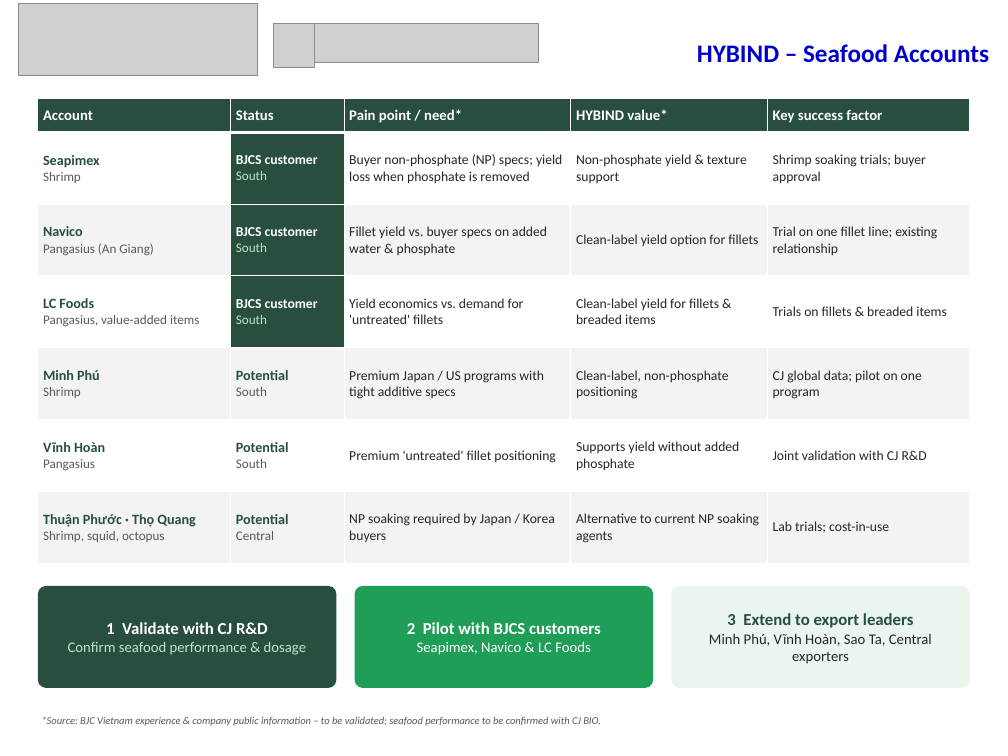
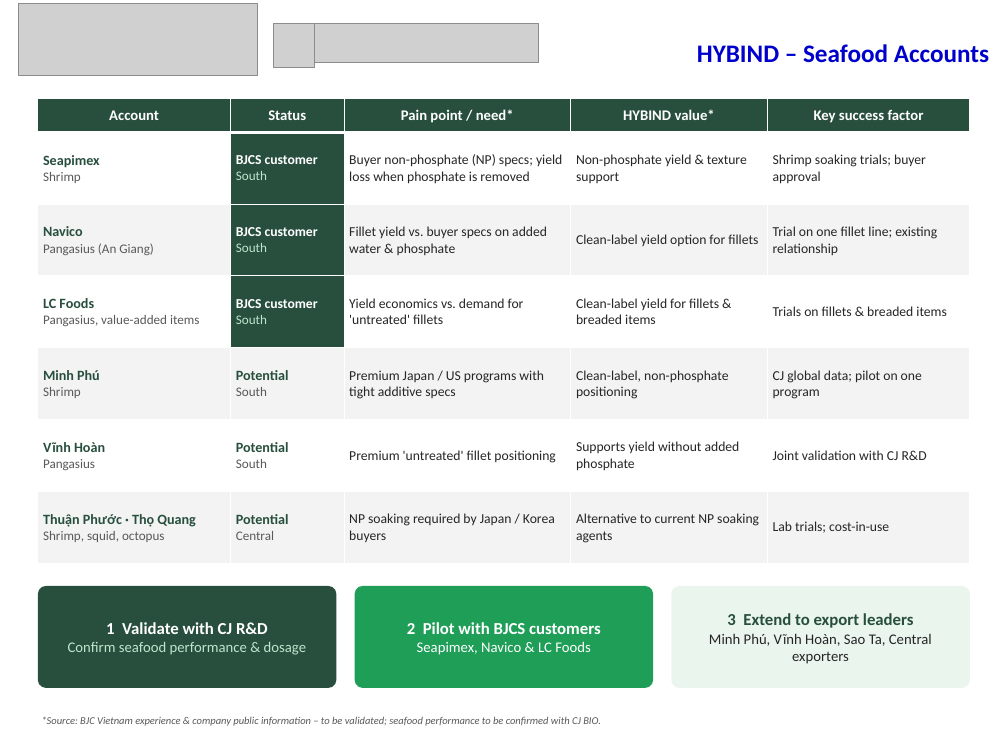
Before and after one commit to anhgemini2025-anhpob/bjc-cjbio, a slide deck: slide 18 of 151026-CJ_BIO_x_BJCS_Vietnam.pptx. Drawn at 1008x756 pixels with LibreOffice and Linux fonts; fonts in the diff are those of the drawing; grey boxes stand for pictures; background and template pictures are left out. Boxes give left, top, right and bottom in pixels: in the first picture for what was removed or moved away, otherwise in the second. Text is boxed around its words. In the diff, an @@ line names an element or a change of style, - is before the commit and + after.

```diff
--- a/151026-CJ_BIO_x_BJCS_Vietnam.pptx
+++ b/151026-CJ_BIO_x_BJCS_Vietnam.pptx
@@ table at [38, 98, 970, 563] @@
@@ alignment left to centre @@
```
Also in this commit, not shown: 5 other slides changed, 3 other files.
